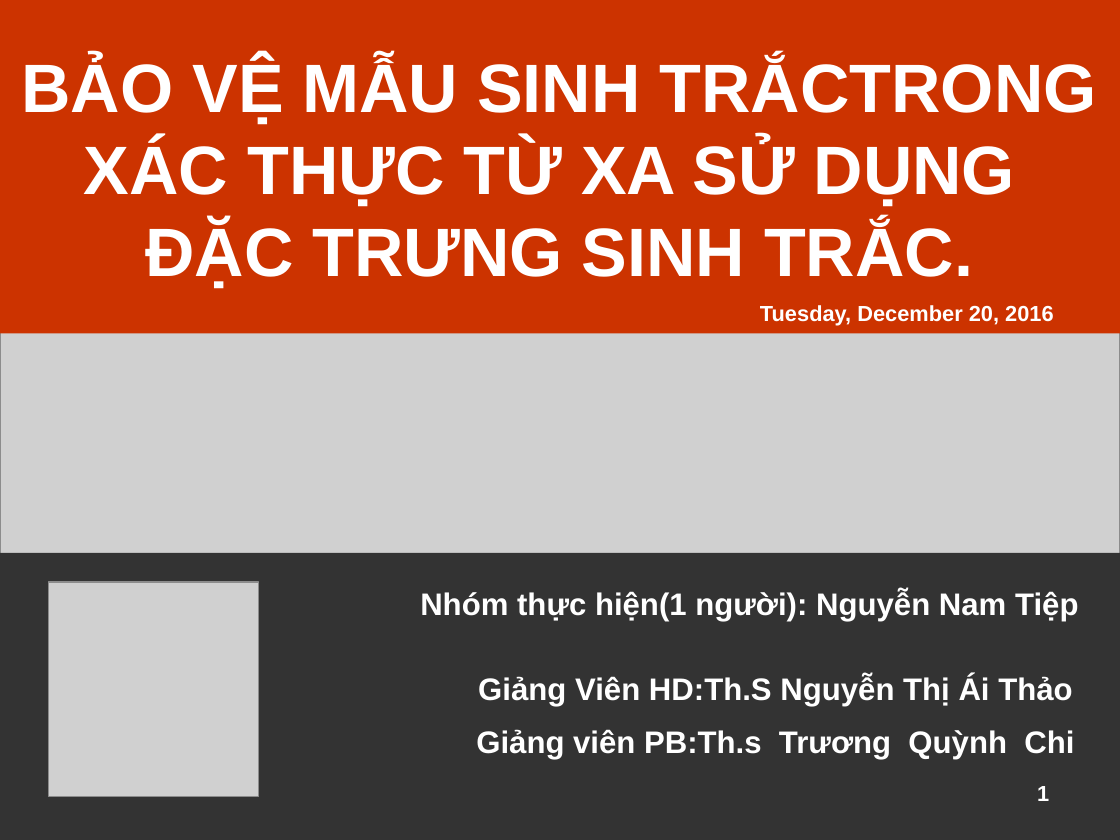
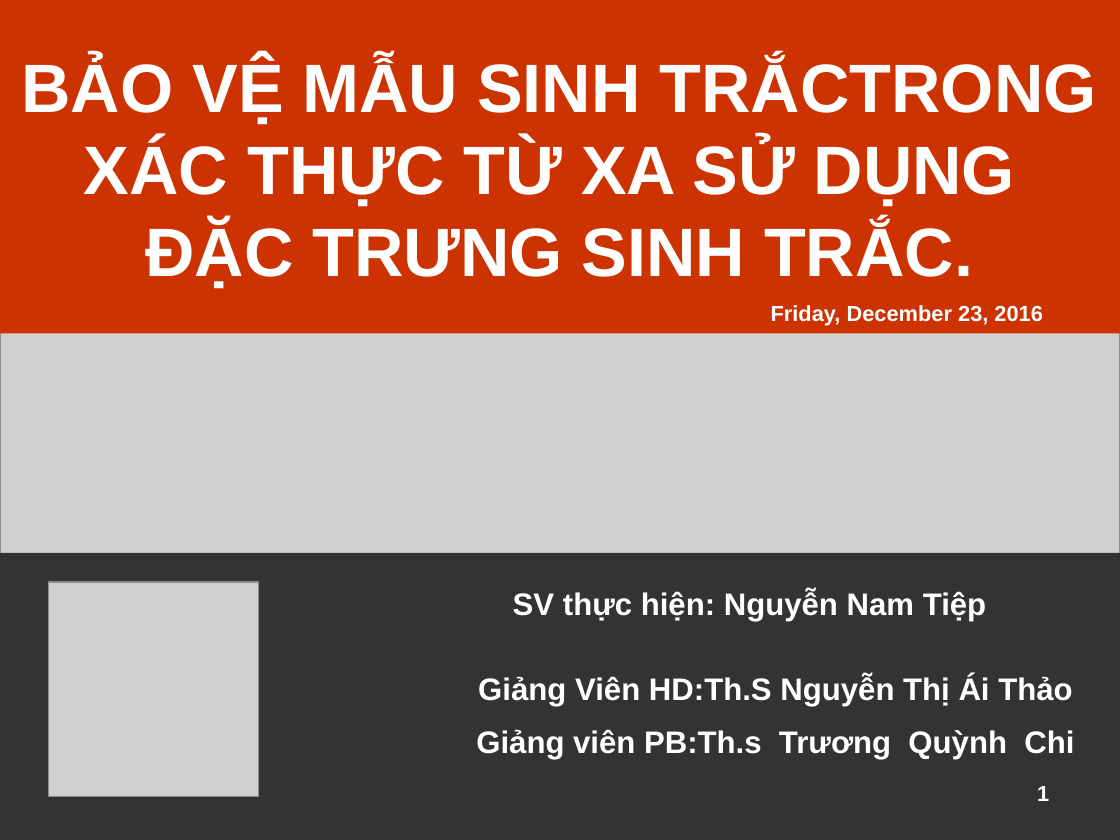
Before and after one commit to xnguyena2/test, a slide deck: slide 1 of Slide.pptx. Drawn at 1120x840 pixels with LibreOffice and Linux fonts; fonts in the diff are those of the drawing; grey boxes stand for pictures; background and template pictures are left out. Boxes give left, top, right and bottom in pixels: in the first picture for what was removed or moved away, otherwise in the second. Text is boxed around its words. In the diff, an @@ line names an element or a change of style, - is before the commit and + after.

```diff
--- a/Slide.pptx
+++ b/Slide.pptx
@@ text at (x1=771, y1=305, x2=1043, y2=325): text changed @@
-Tuesday, December 20, 2016
+Friday, December 23, 2016
@@ text at (x1=513, y1=590, x2=986, y2=621): text changed @@
-Nhóm thực hiện(1 người): Nguyễn Nam Tiệp
+SV thực hiện: Nguyễn Nam Tiệp
```
Also in this commit, not shown: 15 other slides changed, 9 slides added, 1 slide removed, 1 other file.
